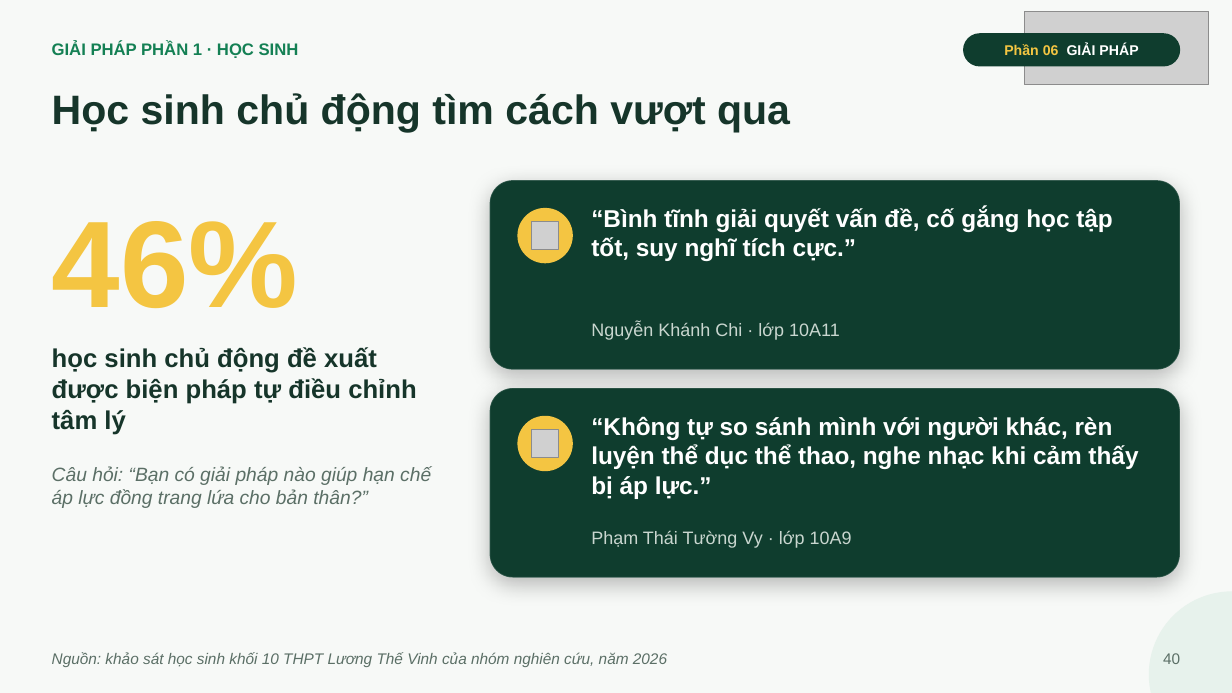
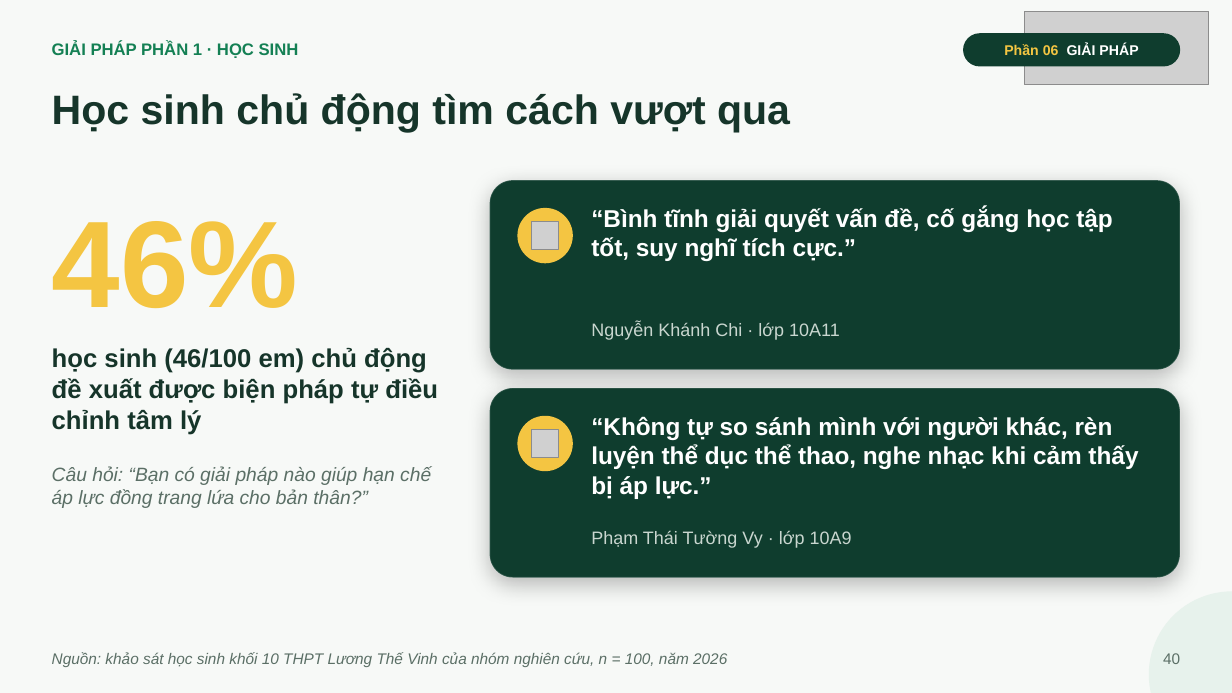
Before and after one commit to ngohuonglan2003-lab/Ppt-canva-ap-luc-dong-trang-lua, a slide deck: slide 40 of slide/Ap-luc-dong-trang-lua.pptx. Drawn at 1232x693 pixels with LibreOffice and Linux fonts; fonts in the diff are those of the drawing; grey boxes stand for pictures. Boxes give left, top, right and bottom in pixels: in the first picture for what was removed or moved away, otherwise in the second. Text is boxed around its words. In the diff, an @@ line names an element or a change of style, - is before the commit and + after.

```diff
--- a/slide/Ap-luc-dong-trang-lua.pptx
+++ b/slide/Ap-luc-dong-trang-lua.pptx
@@ text at [52,348,438,435]: text changed @@
-học sinh chủ động đề xuất được biện pháp tự điều chỉnh tâm lý
+học sinh (46/100 em) chủ động đề xuất được biện pháp tự điều chỉnh tâm lý
@@ text at [52,652,727,667]: text changed @@
-Nguồn: khảo sát học sinh khối 10 THPT Lương Thế Vinh của nhóm nghiên cứu, năm 2026
+Nguồn: khảo sát học sinh khối 10 THPT Lương Thế Vinh của nhóm nghiên cứu, n = 100, năm 2026
```
Also in this commit, not shown: 12 other slides changed, 4 other files.
